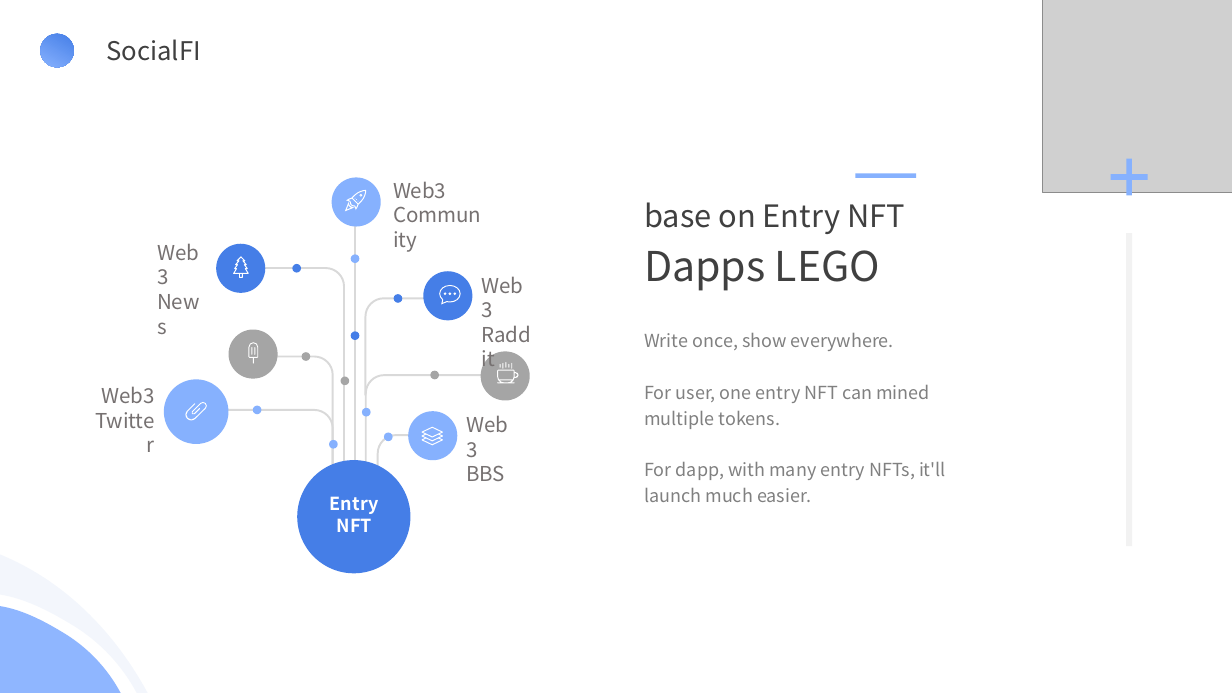
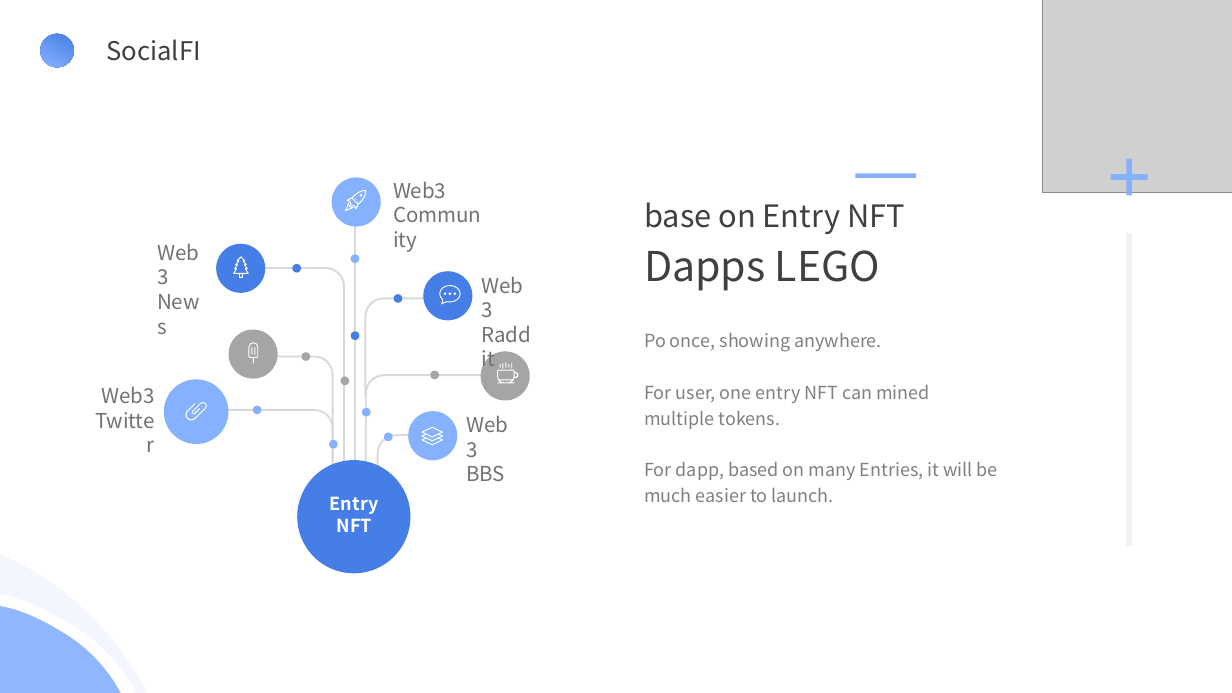
Before and after one commit to MetapoLabs/metapo-docs, a slide deck: slide 13 of Metapo.pptx. Drawn at 1232x693 pixels with LibreOffice and Linux fonts; fonts in the diff are those of the drawing; grey boxes stand for pictures. Boxes give left, top, right and bottom in pixels: in the first picture for what was removed or moved away, otherwise in the second. Text is boxed around its words. In the diff, an @@ line names an element or a change of style, - is before the commit and + after.

```diff
--- a/Metapo.pptx
+++ b/Metapo.pptx
@@ text at (x1=644, y1=333, x2=882, y2=352): text changed @@
-Write once, show everywhere.
+Po once, showing anywhere.
@@ text at (x1=644, y1=462, x2=998, y2=502): text changed @@
-For dapp, with many entry NFTs, it'll launch much easier.
+For dapp, based on many Entries, it will be much easier to launch.
```
Also in this commit, not shown: 10 other slides changed.
